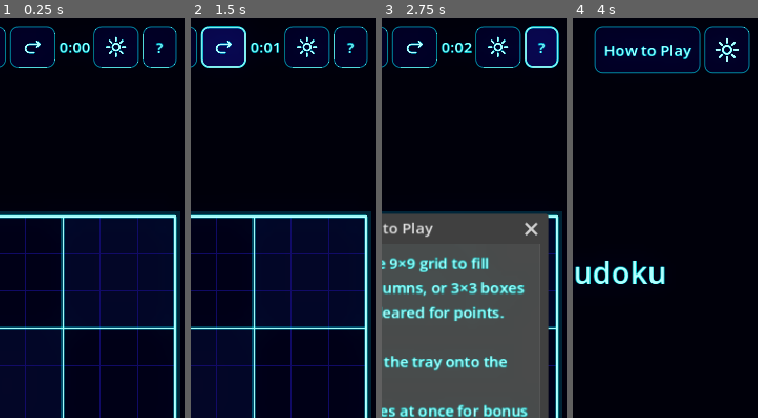
Above: before the commit, frames 1-4 (left to right).
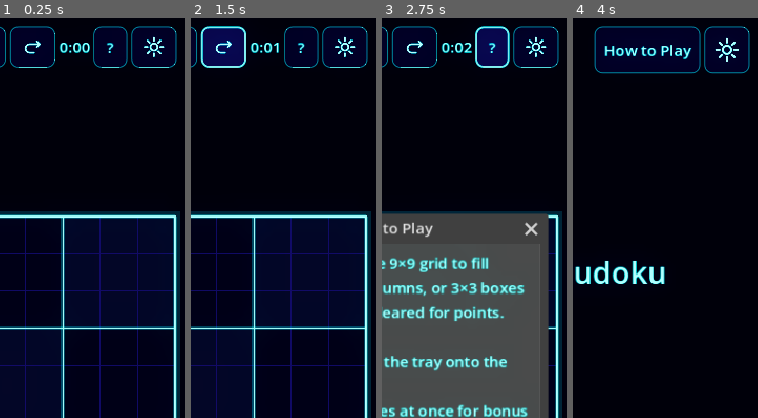
Above: after the commit, the same moments.

Repository: mchambers-mojang/sweet-vinegar-games
Game: Godot game, scene res://scenes/blockudoku_game.tscn
The game is run twice, just before and just after one commit, with the same random seed, the same clock (stepped at 60 frames per second) and the same inputs. This scene is started directly instead of the project's main scene.
Inputs (mouse positions are % of the whole screen's width and height, from its top left):
- Up to frame 1 (0.25 s): no input
- Up to frame 2 (1.5 s): click (44, 5) at 0.5 s; click (57, 5) at 1.25 s
- Up to frame 3 (2.75 s): click "?" at 2 s
- Up to frame 4 (4 s): click "Got it" at 2.75 s; click (10, 5) at 3.5 s
The pictures show only the part of the screen within x 48-98%, y 1-51%; the shares and areas given below are measured in that part.

The runs differ from the first frame. In frame 1, 1.3% of the frame differs, in the area x 57-90%, y 2-13%; in frame 2, 1.3%; in frame 3, 4.3%, in the area x 50-96%, y 2-13%; in frame 4, nothing differs.

Commit message:
Migrate all game screens to extend GameScreen base class
Sudoku, Shikaku, and Blockudoku game screens now extend GameScreen,
eliminating duplicated lifecycle ceremony (crash reporter, settings nav,
help button, theme, safe area, auto-resume).

Co-authored-by: Copilot <223556219+Copilot@users.noreply.github.com>

Diff:
--- a/scripts/blockudoku/blockudoku_game_screen.gd
+++ b/scripts/blockudoku/blockudoku_game_screen.gd
@@ -1,4 +1,4 @@
-extends Control
+extends GameScreen
 
 ## Blockudoku game screen — board, score, block tray, drag-to-place
 
@@ -51,49 +51,65 @@
 var redo_stack: Array[Dictionary] = []
 
 
-func _ready() -> void:
-	CrashReporter.register_state_provider(_get_crash_state)
-	CrashReporter.register_user_action("blockudoku_screen_opened")
+# --- GameScreen overrides ---
+
+func _get_game_id() -> String:
+	return "blockudoku"
+
+
+func _get_scene_path() -> String:
+	return "res://scenes/blockudoku_game.tscn"
+
+
+func _is_initialized() -> bool:
+	return not available_blocks.is_empty()
+
+
+func _is_completed() -> bool:
+	return is_game_over
+
+
+func _serialize_state() -> Dictionary:
+	return {
+		"score": score,
+		"turns": turns,
+		"combo_count": combo_count,
+		"new_best_shown": _new_best_shown,
+		"elapsed_time": elapsed_time,
+		"board_state": board.get_state(),
+		"available_blocks": _serialize_blocks(available_blocks),
+		"blocks_placed_this_set": blocks_placed_this_set,
+		"random_seed": random_seed,
+		"rng_state": _rng.state,
+		"replay_id": replay_id,
+	}
+
+
+func _deserialize_state(data: Dictionary) -> void:
+	resume_game(data)
+
+
+func _get_crash_state() -> Dictionary:
+	return {
+		"game": "blockudoku",
+		"score": score,
+		"turns": turns,
+		"combo_count": combo_count,
+		"elapsed_time": elapsed_time,
+		"is_game_over": is_game_over,
+		"blocks_placed_this_set": blocks_placed_this_set,
+		"available_block_count": available_blocks.size(),
+	}
+
+
+func _apply_game_theme() -> void:
+	_apply_theme()
+
+
+func _on_game_screen_ready() -> void:
 	back_button.pressed.connect(_on_back)
 	undo_button.pressed.connect(_on_undo_pressed)
 	redo_button.pressed.connect(_on_redo_pressed)
-	settings_button.pressed.connect(func() -> void:
-		var SettingsScreen := load("res://scripts/settings_screen.gd")
-		SettingsScreen.return_scene = "res://scenes/blockudoku_game.tscn"
-		SceneTransition.transition_to("res://scenes/settings.tscn")
-	)
-	_setup_help_button()
-	_apply_theme()
-	ThemeManager.theme_changed.connect(func(_d: bool) -> void: _apply_theme())
-	var margin := get_node_or_null("MarginContainer") as MarginContainer
-	if margin:
-		SafeAreaManager.apply(margin)
-
-	# Auto-resume from save if scene loaded directly (e.g., returning from settings)
-	_try_auto_resume.call_deferred()
-
-
-func _exit_tree() -> void:
-	CrashReporter.unregister_state_provider(_get_crash_state)
-
-
-func _try_auto_resume() -> void:
-	# If the game was already initialized by an explicit call (from the menu),
-	# available_blocks will be populated — skip auto-resume.
-	if not available_blocks.is_empty():
-		return
-	if GameSaveManager.has_saved_game("blockudoku"):
-		var data := GameSaveManager.load_game("blockudoku")
-		if not data.is_empty():
-			resume_game(data)
-
-
-func _setup_help_button() -> void:
-	var btn := Button.new()
-	btn.text = "?"
-	btn.custom_minimum_size = Vector2(36, 0)
-	btn.pressed.connect(func() -> void: HowToPlay.show_for(self, "blockudoku"))
-	back_button.get_parent().add_child(btn)
 
 
 func start_new_game() -> void:
@@ -531,7 +547,7 @@
 		"elapsed_time": elapsed_time,
 		"combo_count": combo_count,
 	})
-	GameSaveManager.clear_save("blockudoku")
+	clear_save()
 	HapticManager.vibrate_success()
 
 	# Shatter animation runs in background
@@ -801,21 +817,7 @@
 
 
 func _save_current_state() -> void:
-	if is_game_over:
-		return
-	GameSaveManager.save_game("blockudoku", {
-		"score": score,
-		"turns": turns,
-		"combo_count": combo_count,
-		"new_best_shown": _new_best_shown,
-		"elapsed_time": elapsed_time,
-		"board_state": board.get_state(),
-		"available_blocks": _serialize_blocks(available_blocks),
-		"blocks_placed_this_set": blocks_placed_this_set,
-		"random_seed": random_seed,
-		"rng_state": _rng.state,
-		"replay_id": replay_id,
-	})
+	save_progress()
 	ReplayManager.flush_active_replay()
 
 
@@ -823,19 +825,6 @@
 	var rng := RandomNumberGenerator.new()
 	rng.randomize()
 	return int(Time.get_ticks_usec() ^ rng.randi())
-
-
-func _get_crash_state() -> Dictionary:
-	return {
-		"game": "blockudoku",
-		"score": score,
-		"turns": turns,
-		"combo_count": combo_count,
-		"elapsed_time": elapsed_time,
-		"is_game_over": is_game_over,
-		"blocks_placed_this_set": blocks_placed_this_set,
-		"available_block_count": available_blocks.size(),
-	}
 
 
 func _record_blockudoku_game_over(final_score: int, final_turns: int) -> void:
--- a/scripts/shikaku/shikaku_game_screen.gd
+++ b/scripts/shikaku/shikaku_game_screen.gd
@@ -1,4 +1,4 @@
-extends Control
+extends GameScreen
 
 ## Shikaku game screen — board, timer, controls
 
@@ -40,9 +40,61 @@
 @onready var settings_button: Button = %SettingsButton
 
 
-func _ready() -> void:
-	CrashReporter.register_state_provider(_get_crash_state)
-	CrashReporter.register_user_action("shikaku_screen_opened")
+
+# --- GameScreen overrides ---
+
+func _get_game_id() -> String:
+	return "shikaku"
+
+
+func _get_scene_path() -> String:
+	return "res://scenes/shikaku_game.tscn"
+
+
+func _is_initialized() -> bool:
+	return not puzzle_data.is_empty()
+
+
+func _is_completed() -> bool:
+	return is_completed
+
+
+func _serialize_state() -> Dictionary:
+	return {
+		"width": grid_width,
+		"height": grid_height,
+		"numbers": _serialize_numbers(puzzle_data["numbers"]),
+		"solution": _serialize_rects(puzzle_data["solution"]),
+		"placed_rects": _serialize_rects(board.placed_rects),
+		"elapsed_time": elapsed_time,
+		"hints_used": hints_used,
+		"random_seed": random_seed,
+		"replay_id": replay_id,
+	}
+
+
+func _deserialize_state(data: Dictionary) -> void:
+	resume_game(data)
+
+
+func _get_crash_state() -> Dictionary:
+	return {
+		"game": "shikaku",
+		"width": grid_width,
+		"height": grid_height,
+		"elapsed_time": elapsed_time,
+		"is_completed": is_completed,
+		"is_paused": is_paused,
+		"hints_used": hints_used,
+		"placed_rects": board.placed_rects.size() if board else 0,
+	}
+
+
+func _apply_game_theme() -> void:
+	_apply_theme()
+
+
+func _on_game_screen_ready() -> void:
 	board.rectangle_placed.connect(_on_rectangle_placed)
 	board.rectangle_tapped.connect(_on_rectangle_tapped)
 	undo_button.pressed.connect(_on_undo)
@@ -50,44 +102,7 @@
 	hint_button.pressed.connect(_on_hint)
 	pause_button.pressed.connect(_on_pause)
 	back_button.pressed.connect(_on_back)
-	settings_button.pressed.connect(func() -> void:
-		var SettingsScreen := load("res://scripts/settings_screen.gd")
-		SettingsScreen.return_scene = "res://scenes/shikaku_game.tscn"
-		SceneTransition.transition_to("res://scenes/settings.tscn")
-	)
-	_setup_help_button()
-	_update_button_states()
-	_apply_theme()
-	ThemeManager.theme_changed.connect(func(_d: bool) -> void: _apply_theme())
-
-	# Adjust for mobile safe area (notch, status bar)
-	var margin := get_node_or_null("MarginContainer") as MarginContainer
-	if margin:
-		SafeAreaManager.apply(margin)
-
-	# Auto-resume from save if scene loaded directly (e.g., returning from settings)
-	_try_auto_resume.call_deferred()
-
-
-func _exit_tree() -> void:
-	CrashReporter.unregister_state_provider(_get_crash_state)
-
-
-func _try_auto_resume() -> void:
-	if not puzzle_data.is_empty():
-		return
-	if GameSaveManager.has_saved_game("shikaku"):
-		var data := GameSaveManager.load_game("shikaku")
-		if not data.is_empty():
-			resume_game(data)
-
-
-func _setup_help_button() -> void:
-	var btn := Button.new()
-	btn.text = "?"
-	btn.custom_minimum_size = Vector2(36, 0)
-	btn.pressed.connect(func() -> void: HowToPlay.show_for(self, "shikaku"))
-	pause_button.get_parent().add_child(btn)
+	_update_button_states()
 
 
 func start_new_game(w: int, h: int) -> void:
@@ -373,7 +388,7 @@
 		"elapsed_time": elapsed_time,
 		"hints_used": hints_used,
 	})
-	GameSaveManager.clear_save("shikaku")
+	clear_save()
 	SoundManager.play_win()
 	HapticManager.vibrate_success()
 	if is_new_best:
@@ -492,33 +507,8 @@
 
 
 func _save_current_state() -> void:
-	if is_completed:
-		return
-	GameSaveManager.save_game("shikaku", {
-		"width": grid_width,
-		"height": grid_height,
-		"numbers": _serialize_numbers(puzzle_data["numbers"]),
-		"solution": _serialize_rects(puzzle_data["solution"]),
-		"placed_rects": _serialize_rects(board.placed_rects),
-		"elapsed_time": elapsed_time,
-		"hints_used": hints_used,
-		"random_seed": random_seed,
-		"replay_id": replay_id,
-	})
+	save_progress()
 	ReplayManager.flush_active_replay()
-
-
-func _get_crash_state() -> Dictionary:
-	return {
-		"game": "shikaku",
-		"width": grid_width,
-		"height": grid_height,
-		"elapsed_time": elapsed_time,
-		"is_completed": is_completed,
-		"is_paused": is_paused,
-		"hints_used": hints_used,
-		"placed_rectangles": board.placed_rects.size(),
-	}
 
 
 func _serialize_numbers(nums: Dictionary) -> Dictionary:
--- a/scripts/sudoku/sudoku_game_screen.gd
+++ b/scripts/sudoku/sudoku_game_screen.gd
@@ -1,4 +1,4 @@
-extends Control
+extends GameScreen
 
 ## Main game screen — contains the board, controls, timer, and all game logic
 
@@ -81,9 +81,66 @@
 var replay_id: String = ""
 
 
-func _ready() -> void:
-	CrashReporter.register_state_provider(_get_crash_state)
-	CrashReporter.register_user_action("sudoku_screen_opened")
+# --- GameScreen overrides ---
+
+func _get_game_id() -> String:
+	return "sudoku"
+
+
+func _get_scene_path() -> String:
+	return "res://scenes/game.tscn"
+
+
+func _is_initialized() -> bool:
+	return not puzzle.is_empty()
+
+
+func _is_completed() -> bool:
+	return is_completed
+
+
+func _serialize_state() -> Dictionary:
+	return {
+		"puzzle": puzzle,
+		"solution": solution,
+		"current_grid": current_grid,
+		"pencil_marks": board.get_pencil_marks_dict(),
+		"cell_colors": board.get_cell_colors_dict(),
+		"difficulty": difficulty,
+		"elapsed_time": elapsed_time,
+		"strikes": strikes,
+		"error_mode": SettingsManager.error_mode,
+		"is_failed": is_failed,
+		"can_continue_after_failure": _can_continue_after_failure,
+		"hints_used": hints_used,
+		"random_seed": random_seed,
+		"replay_id": replay_id,
+	}
+
+
+func _deserialize_state(data: Dictionary) -> void:
+	resume_game(data)
+
+
+func _get_crash_state() -> Dictionary:
+	return {
+		"game": "sudoku",
+		"difficulty": difficulty,
+		"elapsed_time": elapsed_time,
+		"strikes": strikes,
+		"is_failed": is_failed,
+		"is_completed": is_completed,
+		"is_paused": is_paused,
+		"hints_used": hints_used,
+		"selected_index": board.selected_index,
+	}
+
+
+func _apply_game_theme() -> void:
+	_apply_theme()
+
+
+func _on_game_screen_ready() -> void:
 	board.cell_selected.connect(_on_cell_selected)
 	notes_button.pressed.connect(_on_notes_pressed)
 	hint_button.pressed.connect(_on_hint_pressed)
@@ -92,49 +149,10 @@
 	erase_button.pressed.connect(_on_erase_pressed)
 	pause_button.pressed.connect(_on_pause_pressed)
 	back_button.pressed.connect(_on_back_pressed)
-	settings_button.pressed.connect(func() -> void:
-		var SettingsScreen := load("res://scripts/settings_screen.gd")
-		SettingsScreen.return_scene = "res://scenes/game.tscn"
-		SceneTransition.transition_to("res://scenes/settings.tscn")
-	)
-
 	_setup_number_buttons()
 	_setup_color_buttons()
 	_setup_strike_indicators()
-	_setup_help_button()
 	_update_button_states()
-
-	ThemeManager.theme_changed.connect(func(_d: bool) -> void: _apply_theme())
-	_apply_theme()
-
-	# Adjust for mobile safe area (notch, status bar)
-	var margin := get_node_or_null("MarginContainer") as MarginContainer
-	if margin:
-		SafeAreaManager.apply(margin)
-
-	# Auto-resume from save if scene loaded directly (e.g., returning from settings)
-	_try_auto_resume.call_deferred()
-
-
-func _exit_tree() -> void:
-	CrashReporter.unregister_state_provider(_get_crash_state)
-
-
-func _try_auto_resume() -> void:
-	if not puzzle.is_empty():
-		return
-	if GameSaveManager.has_saved_game("sudoku"):
-		var data := GameSaveManager.load_game("sudoku")
-		if not data.is_empty():
-			resume_game(data)
-
-
-func _setup_help_button() -> void:
-	var btn := Button.new()
-	btn.text = "?"
-	btn.custom_minimum_size = Vector2(36, 0)
-	btn.pressed.connect(func() -> void: HowToPlay.show_for(self, "sudoku"))
-	pause_button.get_parent().add_child(btn)
 
 
 func start_new_game(diff: int) -> void:
@@ -748,7 +766,7 @@
 			"strikes": strikes,
 		})
 	_log_game_over_analytics(won)
-	GameSaveManager.clear_save("sudoku")
+	clear_save()
 	_play_win_celebration()
 	if previous_best < 0.0 or elapsed_time < previous_best:
 		_show_new_best_indicator()
@@ -1176,39 +1194,8 @@
 
 
 func _save_current_state() -> void:
-	if is_completed:
-		return
-	GameSaveManager.save_game("sudoku", {
-		"puzzle": puzzle,
-		"solution": solution,
-		"current_grid": current_grid,
-		"pencil_marks": board.get_pencil_marks_dict(),
-		"cell_colors": board.get_cell_colors_dict(),
-		"difficulty": difficulty,
-		"elapsed_time": elapsed_time,
-		"strikes": strikes,
-		"error_mode": SettingsManager.error_mode,
-		"is_failed": is_failed,
-		"can_continue_after_failure": _can_continue_after_failure,
-		"hints_used": hints_used,
-		"random_seed": random_seed,
-		"replay_id": replay_id,
-	})
+	save_progress()
 	ReplayManager.flush_active_replay()
-
-
-func _get_crash_state() -> Dictionary:
-	return {
-		"game": "sudoku",
-		"difficulty": difficulty,
-		"elapsed_time": elapsed_time,
-		"strikes": strikes,
-		"is_failed": is_failed,
-		"is_completed": is_completed,
-		"is_paused": is_paused,
-		"hints_used": hints_used,
-		"selected_index": board.selected_index,
-	}
 
 
 func _is_board_locked() -> bool:
